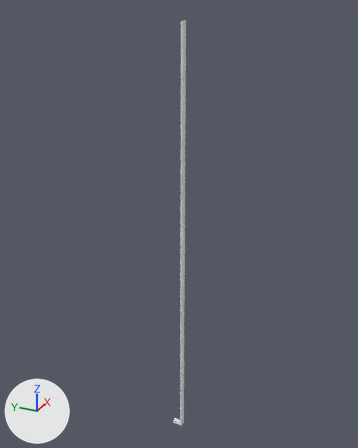
What one commit did to the OBJ model src/assets/chapter06/endWay.obj.
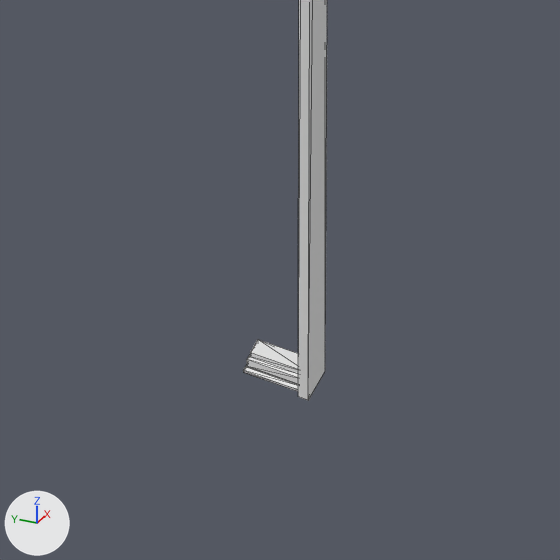
Each version appears first whole from a 50 mm camera at (-1550.0, -686.0, 1779.0) aimed at (53.0, 36.0, 977.0), and next in a close-up on the part from 39% to 60% of the width and 83% to 100% of the height. The lights are fixed; the arrows at lower left show +X, +Y and +Z. The close-ups show mesh edges as thin lines. Where no turn or scale is listed for an object, it has been applied to the vertices.

The first close-up shows 'endWay'.
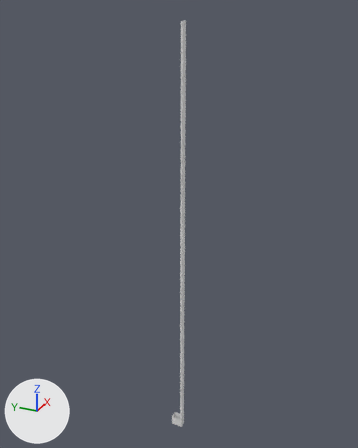
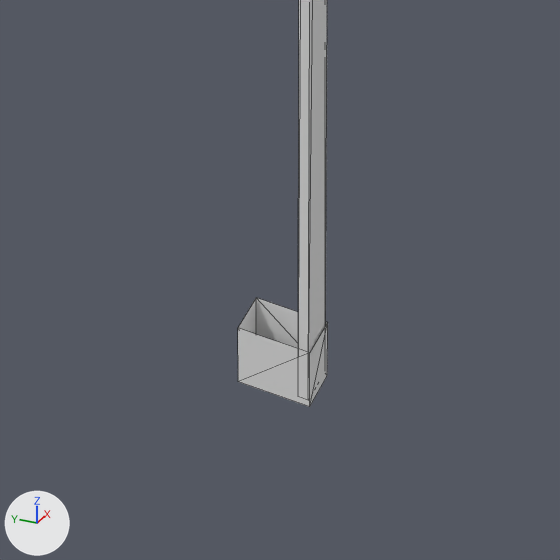
What the commit changed:
me_endway has 40 vertices, 72 faces and spans x -13.0..13.0, y -7.0..39.0, z 0.0..1711.0.
me_endway is used by ob_endway; location (0.0, 0.0, 0.0).
Verts and faces of me_endway; kept vertices keep their numbers, new ones are numbered from 40.
Part 1, on me_endway:
New vertex 40 is at (-13.0, -8.0, -4.0), pixel (309, 406).
New vertex 41 is at (-13.0, -8.0, 40.0), pixel (309, 352).
New vertex 42 is at (-13.0, 41.0, -4.0), pixel (238, 381).
New vertex 43 is at (-13.0, 41.0, 40.0), pixel (237, 327).
New vertices 44 to 47 stand at vertices 40 to 43, in that order, plus (27.0, 0.0, 0.0).
New faces: (40, 44, 45), (40, 45, 41), (44, 46, 47), (44, 47, 45), (42, 43, 46), (43, 47, 46).
New faces: (40, 41, 42), (41, 43, 42).

Boxes [x1, y1, x2, y2] around the edits, measured in the close-ups (560 x 560 px):
'endWay', reshaped: before [243, 0, 327, 400]; after [238, 0, 328, 407]
part 1 of me_endway, added: after [238, 298, 328, 407]
